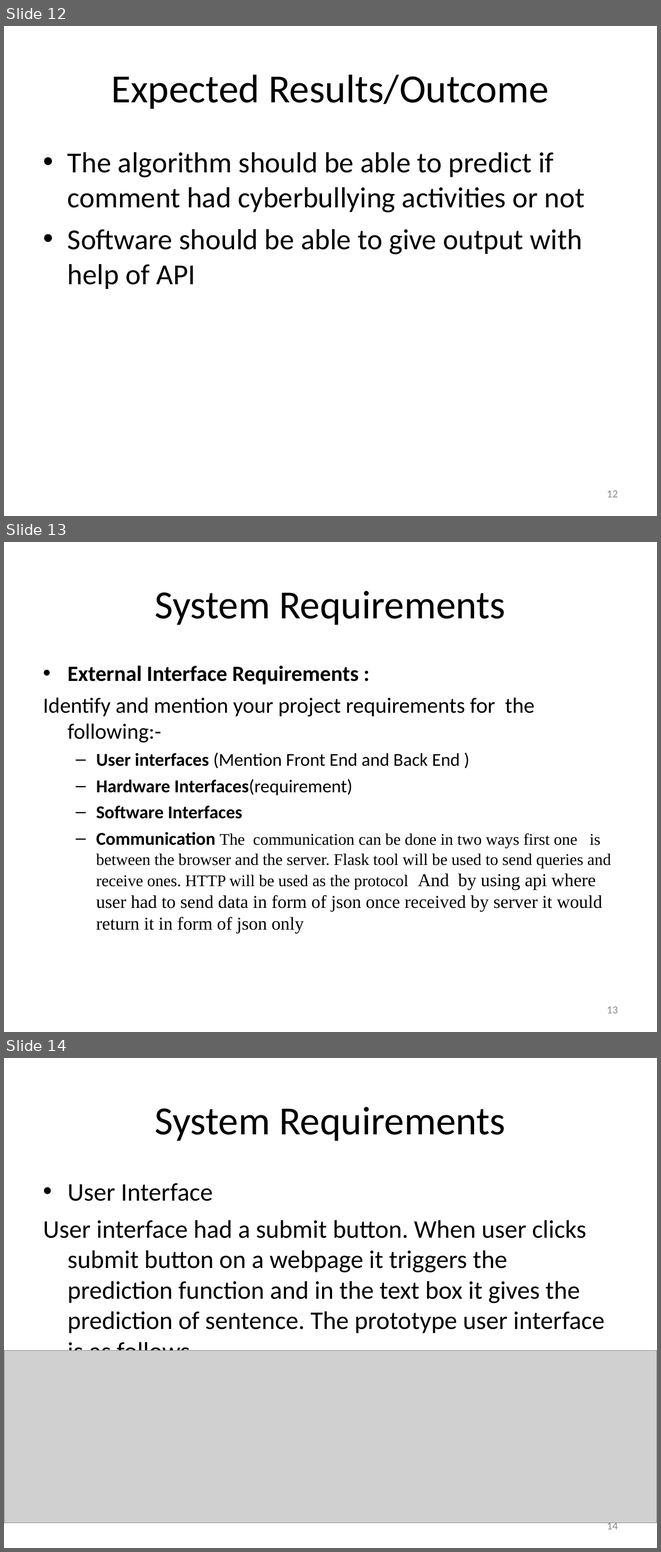
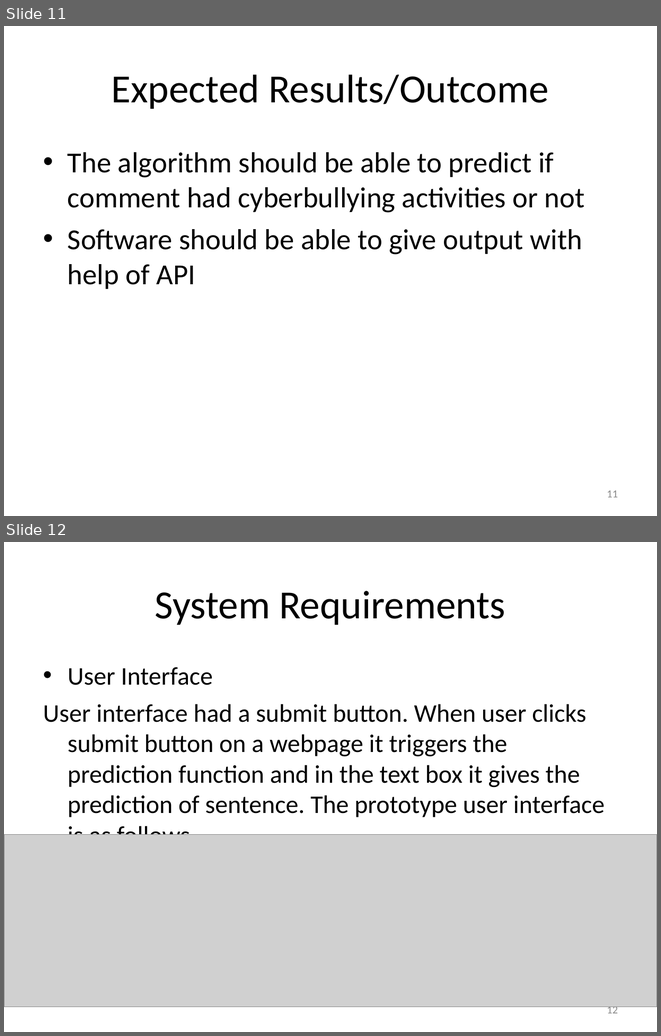
Before and after one commit to harshagarwal2245/Cyberbullying-detection-using-ml, a slide deck: Refrences/Project_Review_Template_III_final.ppt. Shown one above the other, each under a label of ours: slides 12, 13 and 14 before the commit, slides 11 and 12 after it. The pictures are 661x1552 and 661x1036 pixels, drawn with LibreOffice and Linux fonts; fonts in the diff are those of the drawing; grey boxes stand for pictures. Boxes give left, top, right and bottom in pixels: in the first picture for what was removed or moved away, otherwise in the second. Text is boxed around its words. In the diff, an @@ line names an element or a change of style, - is before the commit and + after.

```diff
--- a/Refrences/Project_Review_Template_III_final.ppt
+++ b/Refrences/Project_Review_Template_III_final.ppt
@@ slide 13 removed at [4,542,657,1032], background #FFFFFF @@
@@ title removed at [155,591,505,625] @@
-System Requirements
@@ text removed at [43,665,611,933] @@
-• External Interface Requirements :
-Identify and mention your project requirements for the following:-
-  – User interfaces (Mention Front End and Back End )
-  – Hardware Interfaces(requirement)
-  – Software Interfaces
-  – Communication The communication can be done in two ways first one is between the browser and the server. Flask tool will be used to send queries and receive ones. HTTP will be used as the protocol And by using api where user had to send data in form of json once received by server it would return it in form of json only
@@ page number removed at [607,1006,618,1013] @@
-13
@@ what was slide 12 is now slide 11 @@
@@ page number at [607,490,618,497]: text changed @@
-12
+11
@@ what was slide 14 is now slide 12 @@
@@ page number at [607,1004,618,1013]: text changed @@
-14
+12
```
Also in this commit, not shown: 7 slides changed, 1 other slide removed.
